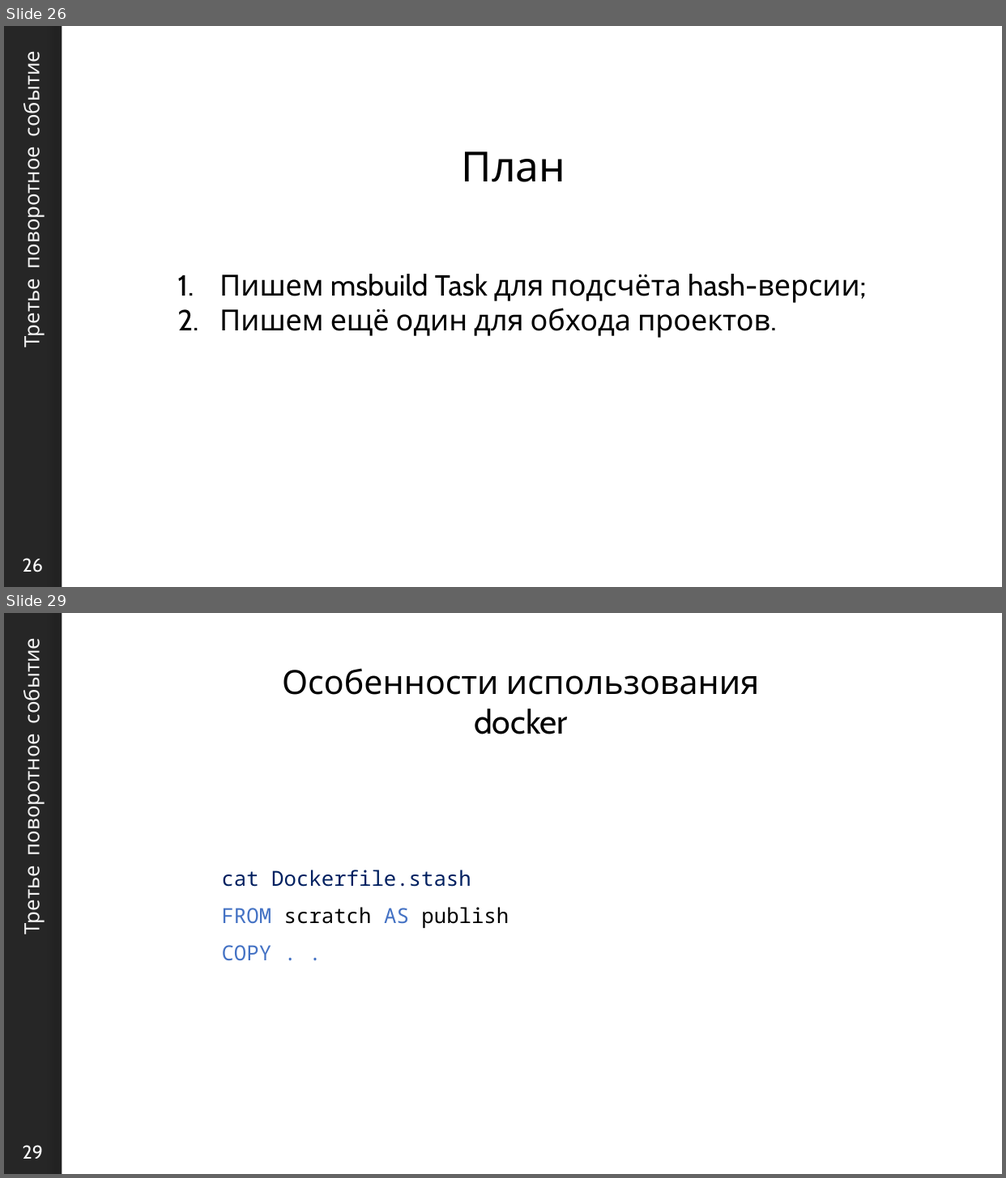
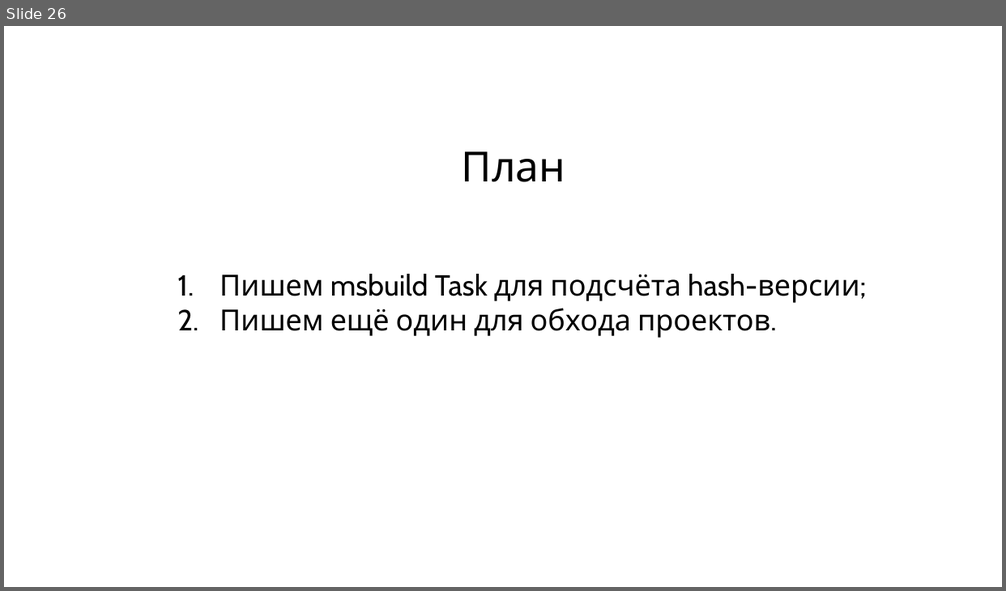
Before and after one commit to sidristij/presentations, a slide deck: 2023-dotnext-msk/02-dotnext-reactive-build.pptx. Shown one above the other, each under a label of ours: slides 26 and 29 before the commit, slide 26 after it; the slides between them are not shown. The pictures are 1006x1178 and 1006x591 pixels, drawn with LibreOffice and Linux fonts; fonts in the diff are those of the drawing; background and template pictures are left out. Boxes give left, top, right and bottom in pixels: in the first picture for what was removed or moved away, otherwise in the second. Text is boxed around its words. In the diff, an @@ line names an element or a change of style, - is before the commit and + after.

```diff
--- a/2023-dotnext-msk/02-dotnext-reactive-build.pptx
+++ b/2023-dotnext-msk/02-dotnext-reactive-build.pptx
@@ slide 29 removed at [4,613,1002,1174], background #FFFFFF; not listed: 3 template elements that a slide beside it also shows @@
@@ title removed at [17,646,45,933] @@
-Третье поворотное событие
@@ text removed at [282,668,759,735] @@
-Особенности использования docker
@@ text removed at [222,870,509,961] @@
-cat Dockerfile.stash
-FROM scratch AS publish
-COPY . .
@@ slide 26 changed as well @@
@@ rectangle: place and size @@
-rectangle at [62,26,1002,587]
+rectangle at [4,26,1002,587]
@@ rectangle removed at [4,26,1002,587] @@
@@ title removed at [17,59,45,346] @@
-Третье поворотное событие
@@ page number removed at [23,558,43,573] @@
-26
```
Also in this commit, not shown: 26 other slides changed, 2 slides added, 3 other slides removed.
